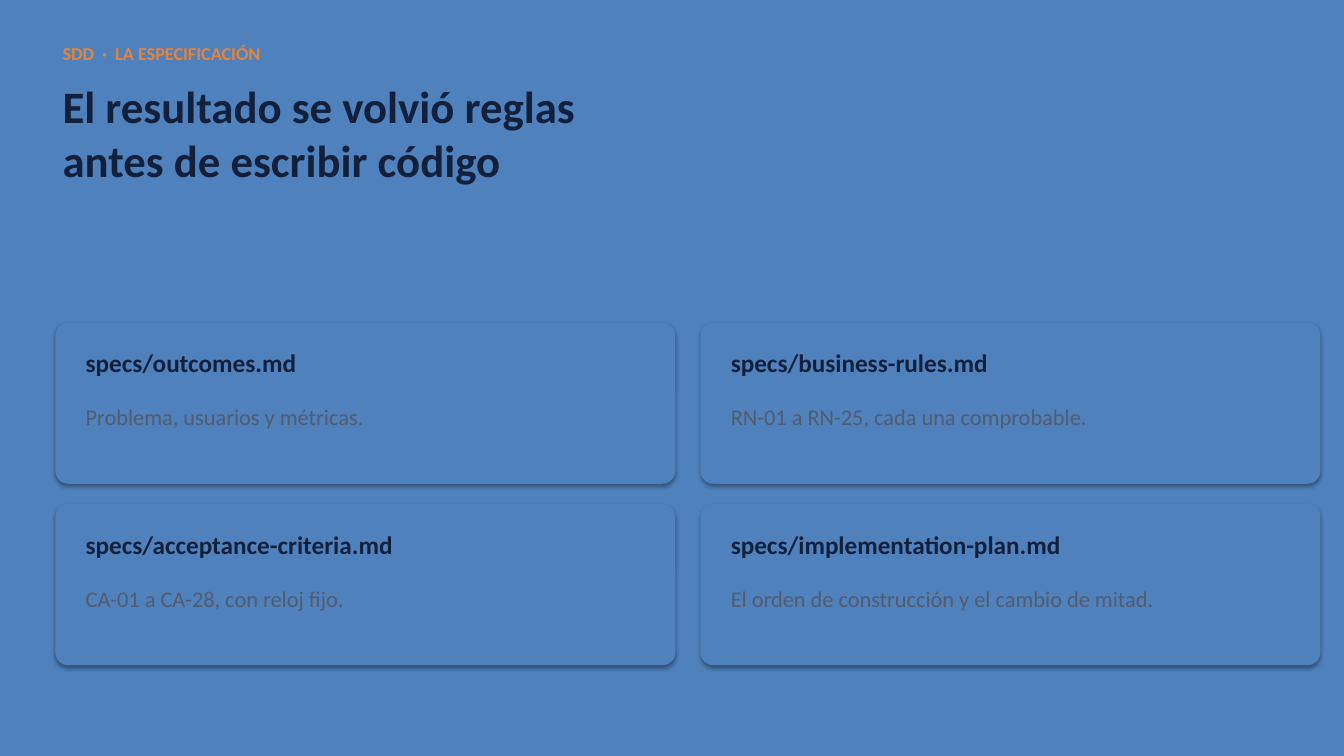
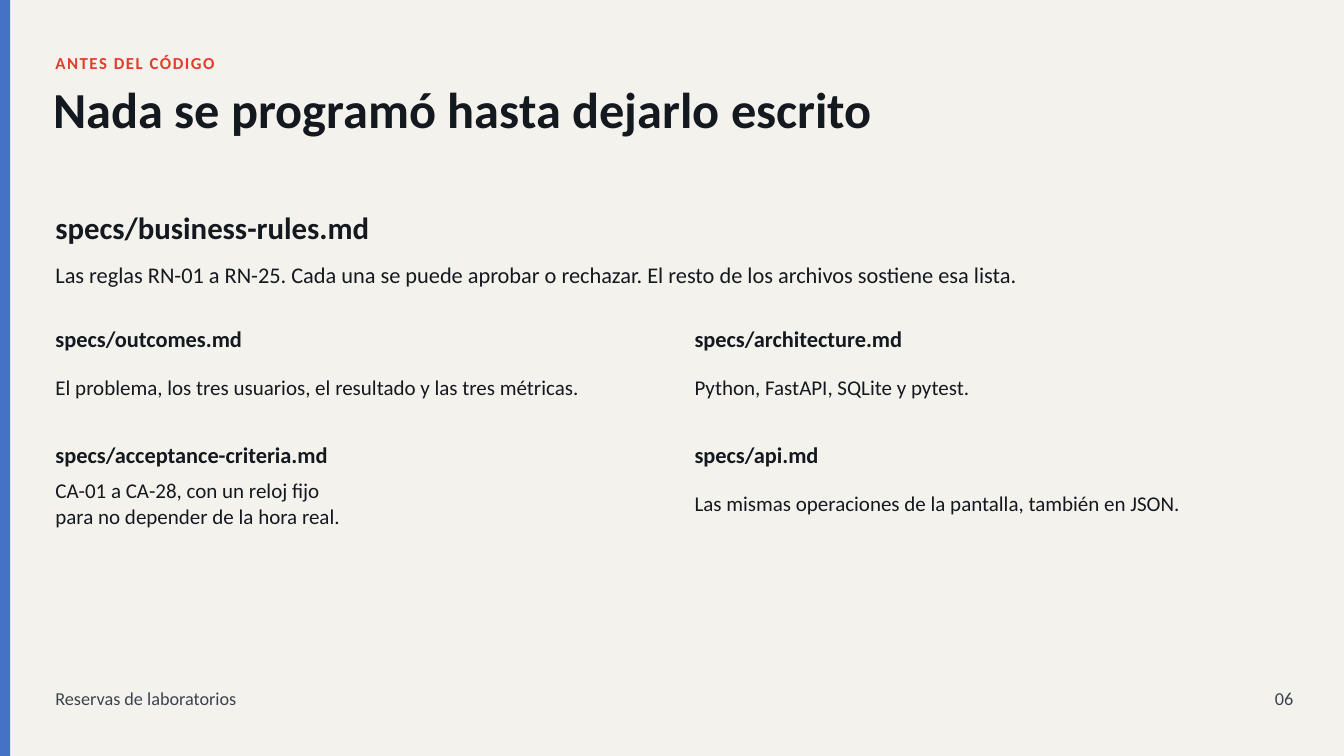
Before and after one commit to Chrisvlj/prj2-reservas, a slide deck: slide 6 of docs/presentacion/reservas-laboratorios.odp (slide 5 before the commit). Drawn at 1344x756 pixels with LibreOffice and Linux fonts; fonts in the diff are those of the drawing. Boxes give left, top, right and bottom in pixels: in the first picture for what was removed or moved away, otherwise in the second. Text is boxed around its words. In the diff, an @@ line names an element or a change of style, - is before the commit and + after.

```diff
--- a/docs/presentacion/reservas-laboratorios.odp
+++ b/docs/presentacion/reservas-laboratorios.odp
@@ background #FFFFFF to #F4F2ED @@
@@ rectangle removed at (0,0,1344,756) @@
@@ rectangle added at (0,0,10,756), fill #4472C4 @@
@@ text added at (55,55,215,69), 12 pt, text #E23D2B, bold @@
+ANTES DEL CÓDIGO
@@ text removed at (63,45,260,60) @@
-SDD · LA ESPECIFICACIÓN
@@ text added at (53,92,872,137), 36 pt, text #14181F, bold @@
+Nada se programó hasta dejarlo escrito
@@ text removed at (63,91,575,185) @@
-El resultado se volvió reglas
-antes de escribir código
@@ text "specs/business-rules.md": place and size @@
-text "specs/business-rules.md" at (731,354,988,376)
+text "specs/business-rules.md" at (55,217,369,244)
@@ text "specs/business-rules.md" at (55,217,369,244): size 18 to 22 pt, text colour #13203C to #14181F; vertical alignment top to middle @@
@@ text added at (55,267,1016,287), 16 pt, text #14181F @@
+Las reglas RN-01 a RN-25. Cada una se puede aprobar o rechazar. El resto de los archivos sostiene esa lista.
@@ text "specs/outcomes.md": place and size @@
-text "specs/outcomes.md" at (86,354,296,376)
+text "specs/outcomes.md" at (55,331,242,351)
@@ text "specs/outcomes.md" at (55,331,242,351): size 18 to 16 pt, text colour #13203C to #14181F; vertical alignment top to middle @@
@@ rounded rectangle removed at (55,323,676,484) @@
@@ rounded rectangle removed at (701,323,1321,484) @@
@@ text added at (695,331,903,351), 16 pt, text #14181F, bold @@
+specs/architecture.md
@@ text added at (55,380,578,399), 15 pt, text #14181F @@
+El problema, los tres usuarios, el resultado y las tres métricas.
@@ text added at (695,380,969,399), 15 pt, text #14181F @@
+Python, FastAPI, SQLite y pytest.
@@ text "specs/acceptance-criteria.md" at (55,447,327,467): size 18 to 16 pt, text colour #13203C to #14181F; vertical alignment top to middle @@
@@ text "specs/acceptance-criteria.md": place and size @@
-text "specs/acceptance-criteria.md" at (86,536,393,558)
+text "specs/acceptance-criteria.md" at (55,447,327,467)
@@ text at (695,447,819,467): text changed; size 18 to 16 pt; text colour #13203C to #14181F @@
-specs/implementation-plan.md
+specs/api.md
@@ text "specs/api.md" at (695,447,819,467): vertical alignment top to middle @@
@@ rounded rectangle removed at (55,504,676,665) @@
@@ text added at (55,483,340,528), 15 pt, text #14181F @@
+CA-01 a CA-28, con un reloj fijo
+para no depender de la hora real.
@@ text added at (695,496,1179,515), 15 pt, text #14181F @@
+Las mismas operaciones de la pantalla, también en JSON.
@@ rounded rectangle removed at (701,504,1321,665) @@
@@ text added at (55,692,236,705), 13 pt, text #3A424C @@
+Reservas de laboratorios
@@ text added at (1275,692,1293,705), 13 pt, text #3A424C @@
+06
```
Also in this commit, not shown: 13 slides added, 9 slides removed, 7 other files.
